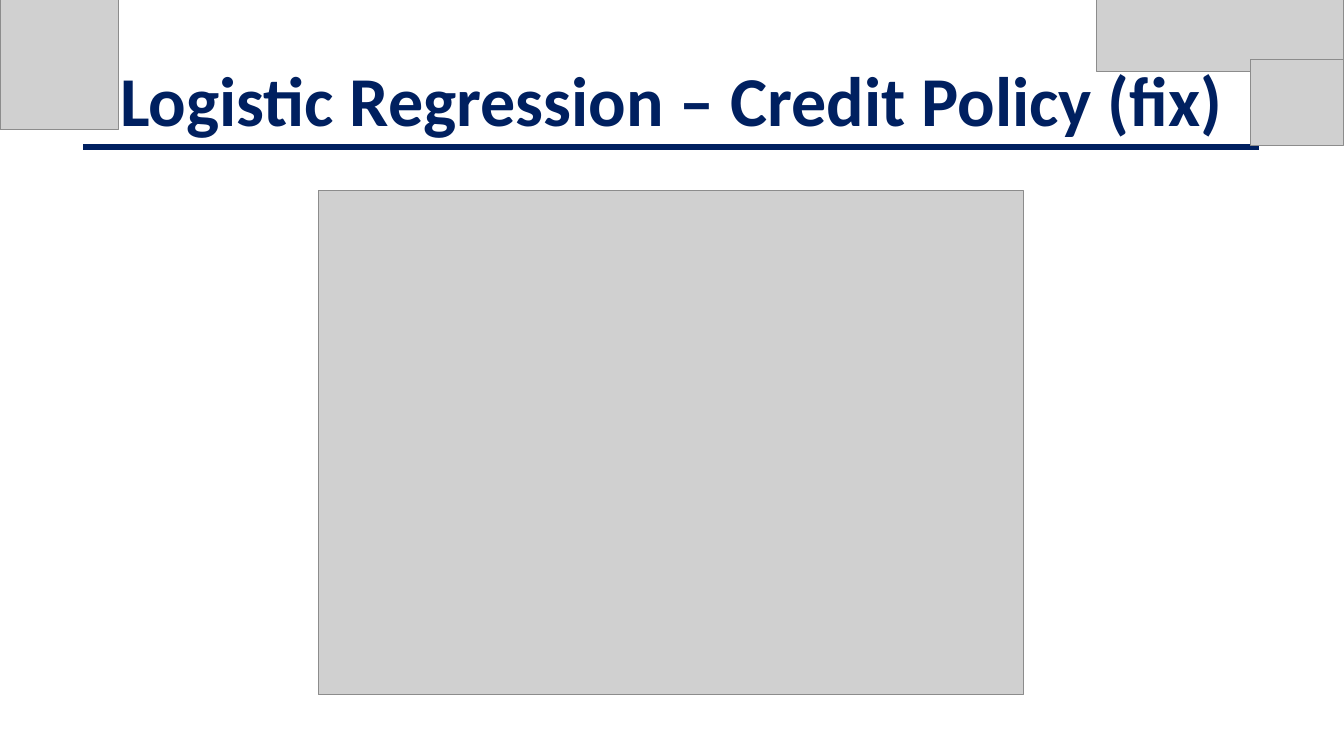
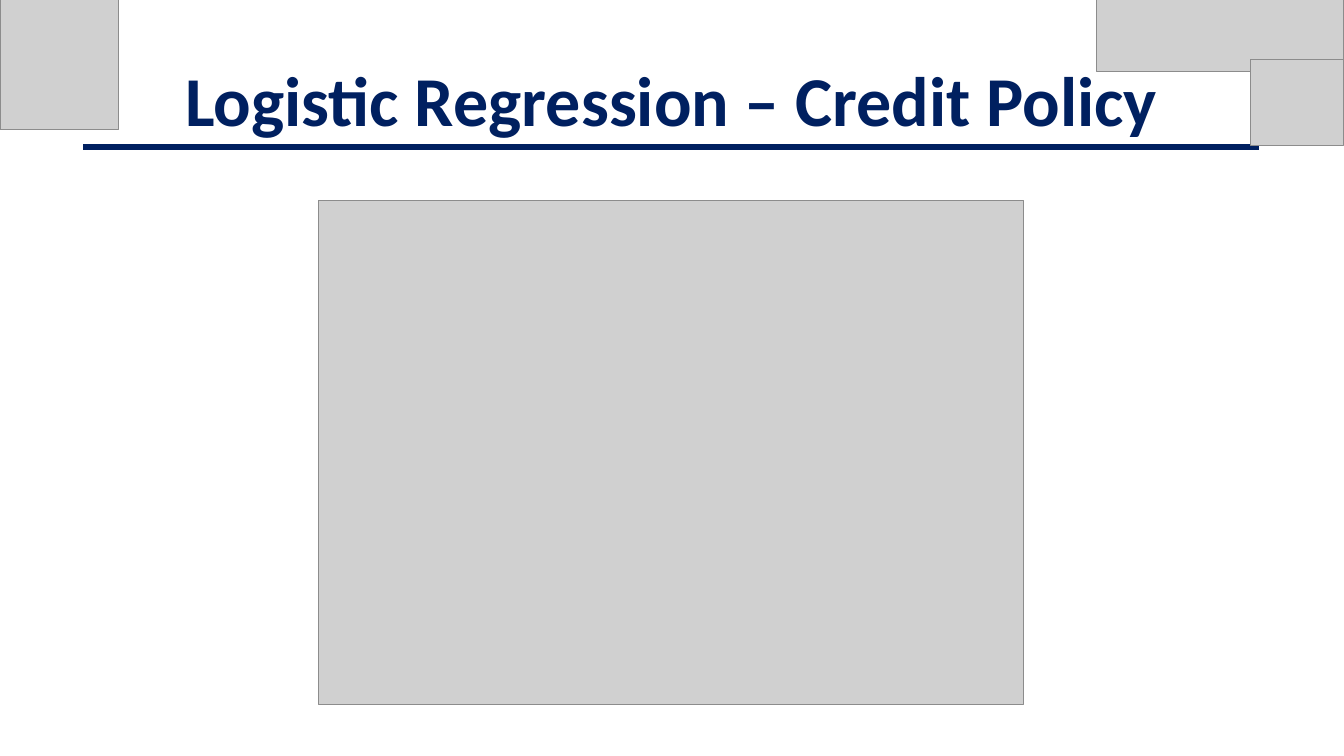
Before and after one commit to jschild01/JMB_DATS_6101, a slide deck: slide 17 of Project2/EDA_LendingClub_Slides - Project 2.pptx. Drawn at 1344x756 pixels with LibreOffice and Linux fonts; fonts in the diff are those of the drawing; grey boxes stand for pictures. Boxes give left, top, right and bottom in pixels: in the first picture for what was removed or moved away, otherwise in the second. Text is boxed around its words. In the diff, an @@ line names an element or a change of style, - is before the commit and + after.

```diff
--- a/Project2/EDA_LendingClub_Slides - Project 2.pptx
+++ b/Project2/EDA_LendingClub_Slides - Project 2.pptx
@@ text at (x1=185, y1=68, x2=1157, y2=138): text changed @@
-Logistic Regression – Credit Policy (fix)
+Logistic Regression – Credit Policy
@@ picture moved from (x1=319, y1=191, x2=1024, y2=695) to (x1=319, y1=201, x2=1024, y2=705) @@
```
Also in this commit, not shown: 10 other slides changed, 2 other files.
